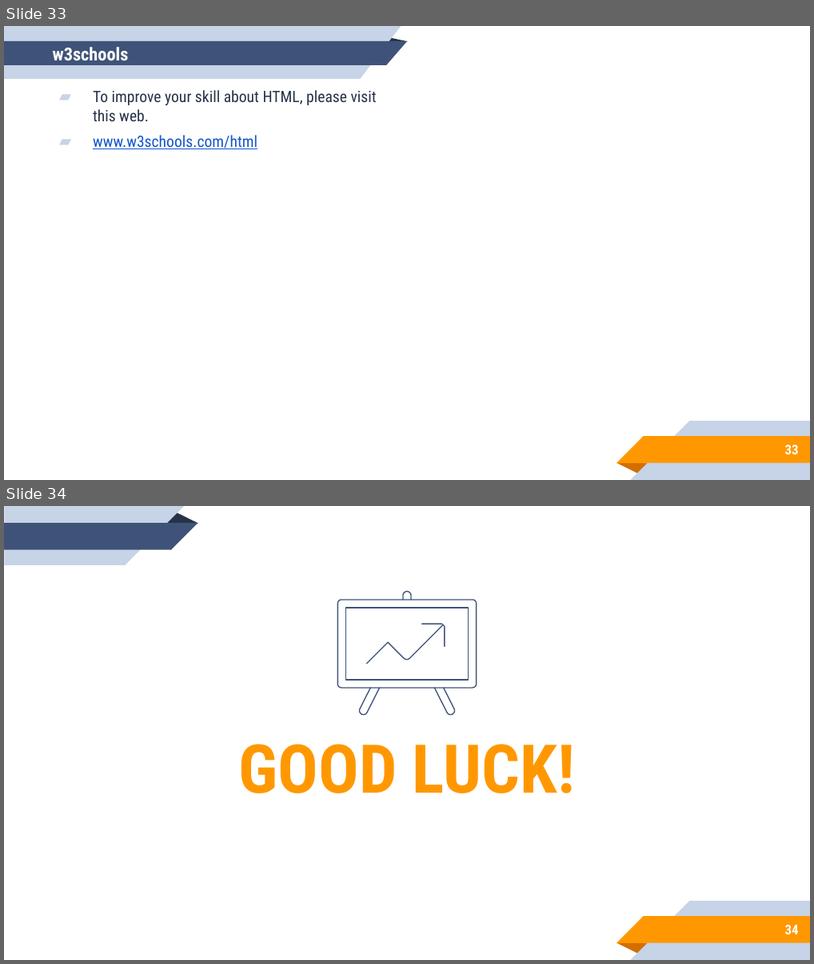
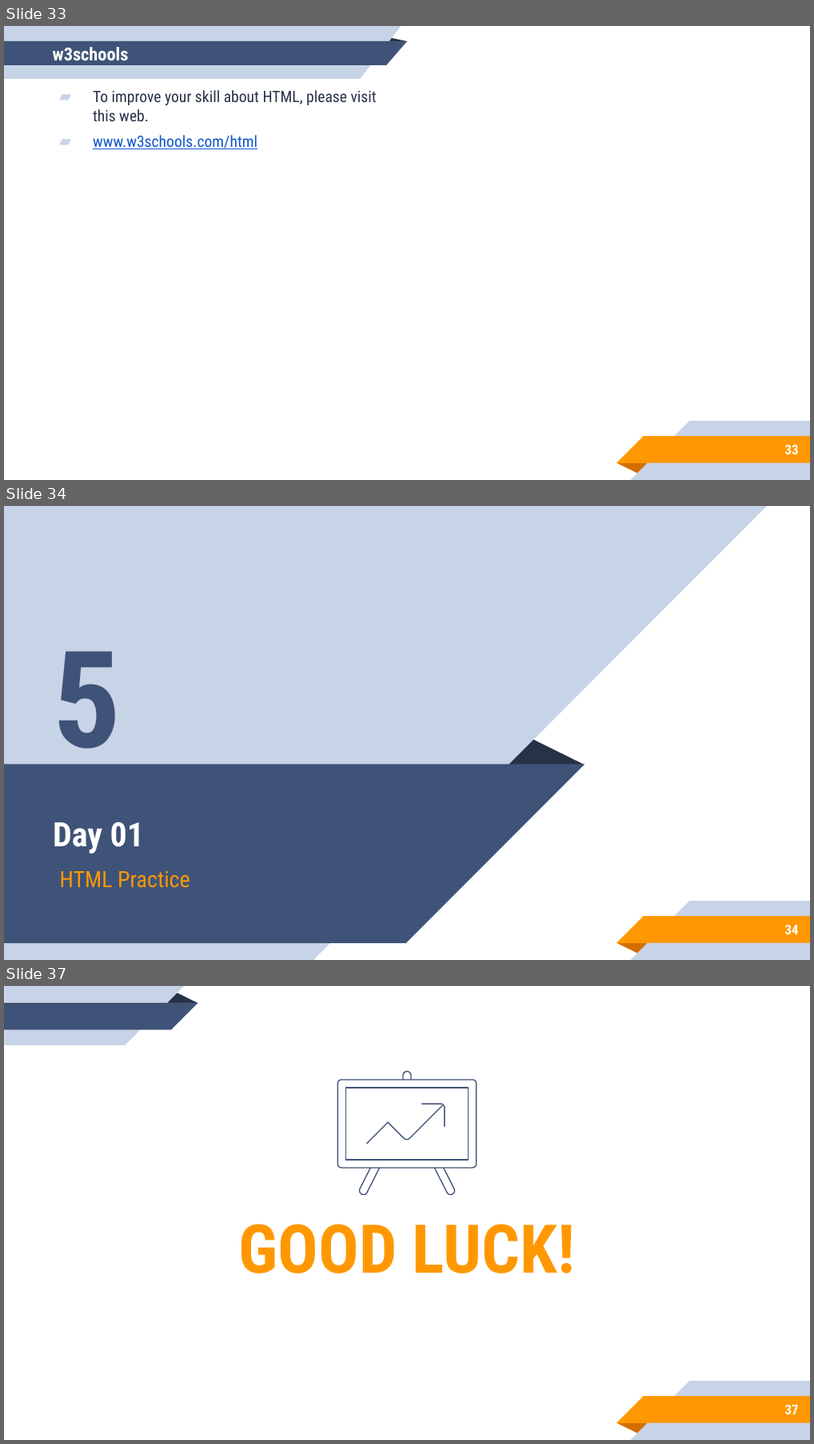
Before and after one commit to aronipurwanto/JAVA-BCA-FINANCE, a slide deck: Day-01/BCA_FINANCE_DAY_01.pptx. Shown one above the other, each under a label of ours: slides 33 and 34 before the commit, slides 33, 34 and 37 after it; the slides between them are not shown. The pictures are 814x964 and 814x1444 pixels, drawn with LibreOffice and Linux fonts; fonts in the diff are those of the drawing. Boxes give left, top, right and bottom in pixels: in the first picture for what was removed or moved away, otherwise in the second. Text is boxed around its words. In the diff, an @@ line names an element or a change of style, - is before the commit and + after.

```diff
--- a/Day-01/BCA_FINANCE_DAY_01.pptx
+++ b/Day-01/BCA_FINANCE_DAY_01.pptx
@@ slide 34 added at <box>4,506,810,960</box>, background #FFFFFF; not listed: 5 template elements that a slide beside it also shows @@
@@ rectangle added at <box>4,506,314,959</box>, fill #C7D3E6 @@
@@ right triangle added at <box>314,506,768,958</box>, fill #C7D3E6 @@
@@ text added at <box>53,651,121,778</box>, 120 pt, text #3F5378, bold @@
+5
@@ triangle added at <box>506,738,585,764</box>, fill #263248 @@
@@ rectangle added at <box>4,764,406,943</box>, fill #3F5378 @@
@@ right triangle added at <box>406,764,586,943</box>, fill #3F5378 @@
@@ title added at <box>53,822,144,853</box>, 30 pt, text #FFFFFF, bold @@
+Day 01
@@ subtitle added at <box>60,871,190,888</box>, 20 pt, text #FF9800 @@
+HTML Practice
@@ page number added at <box>786,924,799,934</box>, 12 pt, text #FFFFFF, bold @@
+34
@@ what was slide 34 is now slide 37 @@
@@ page number at <box>786,1404,799,1414</box>: text changed @@
-34
+37
```
Also in this commit, not shown: 2 other slides added, 25 other files.
